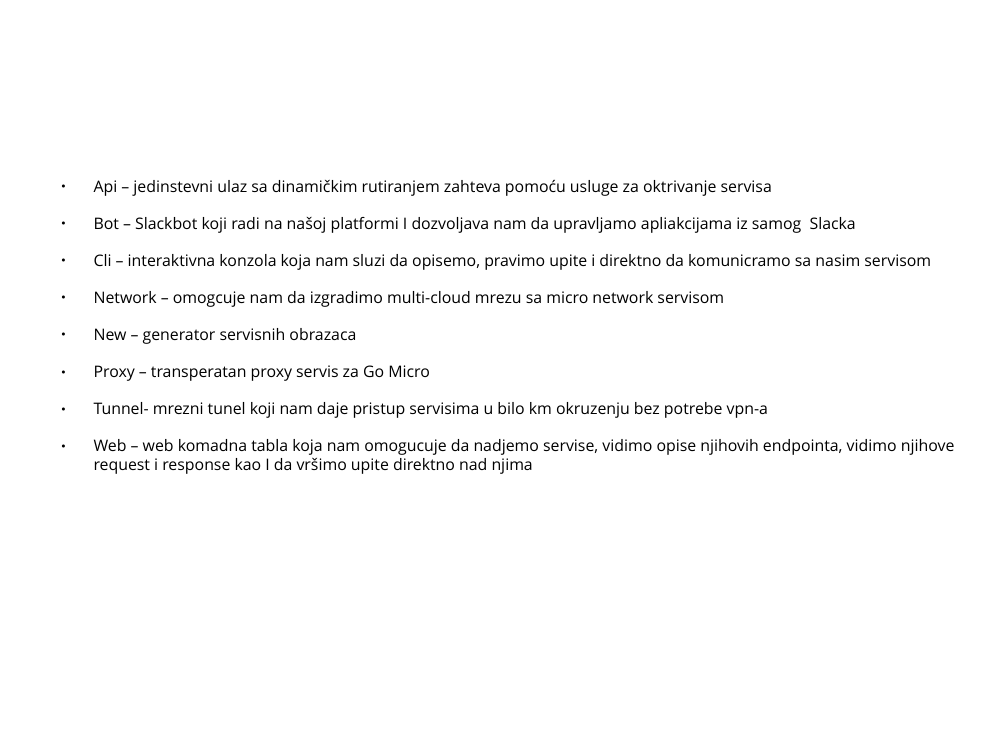
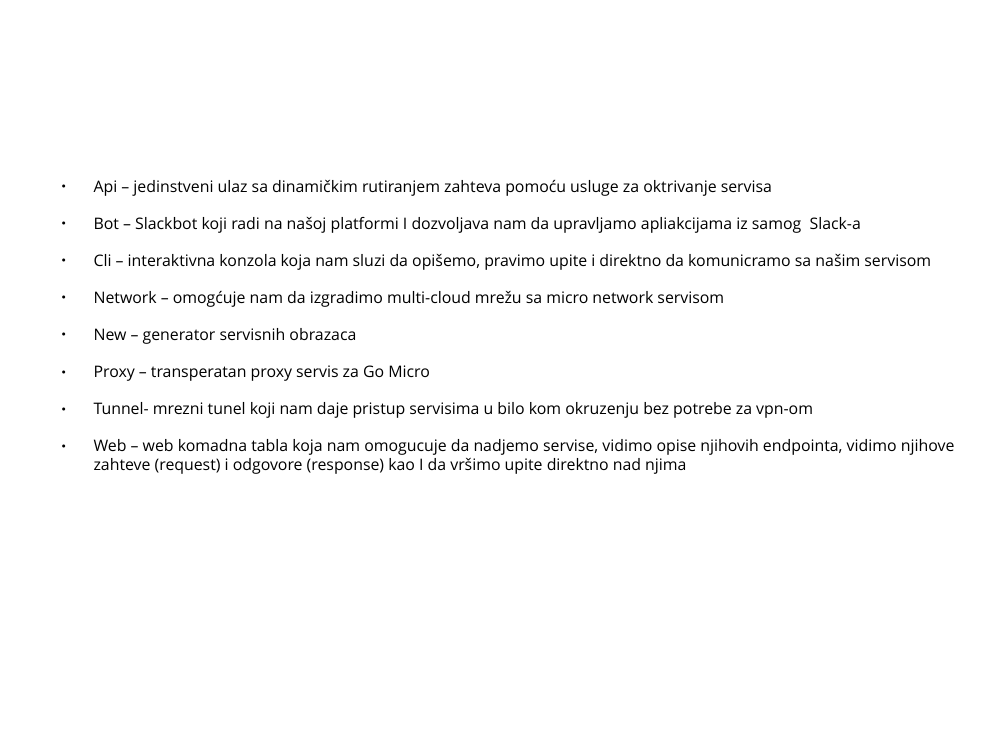
Before and after one commit to CommName/Go-micro-DemoApp, a slide deck: slide 3 of GoMicroUvod.pptx. Drawn at 1008x756 pixels with LibreOffice and Linux fonts; fonts in the diff are those of the drawing; background and template pictures are left out. Boxes give left, top, right and bottom in pixels: in the first picture for what was removed or moved away, otherwise in the second. Text is boxed around its words. In the diff, an @@ line names an element or a change of style, - is before the commit and + after.

Commit message:
updated slides

```diff
--- a/GoMicroUvod.pptx
+++ b/GoMicroUvod.pptx
@@ text at [94,179,931,307]: text changed @@
-● Api – jedinstevni ulaz sa dinamičkim rutiranjem zahteva pomoću usluge za oktrivanje servisa
-● Bot – Slackbot koji radi na našoj platformi I dozvoljava nam da upravljamo apliakcijama iz samog Slacka
-● Cli – interaktivna konzola koja nam sluzi da opisemo, pravimo upite i direktno da komunicramo sa nasim servisom
-● Network – omogcuje nam da izgradimo multi-cloud mrezu sa micro network servisom
+● Api – jedinstveni ulaz sa dinamičkim rutiranjem zahteva pomoću usluge za oktrivanje servisa
+● Bot – Slackbot koji radi na našoj platformi I dozvoljava nam da upravljamo apliakcijama iz samog Slack-a
+● Cli – interaktivna konzola koja nam sluzi da opišemo, pravimo upite i direktno da komunicramo sa našim servisom
+● Network – omogćuje nam da izgradimo multi-cloud mrežu sa micro network servisom
@@ text at [94,402,955,474]: text changed @@
-● Tunnel- mrezni tunel koji nam daje pristup servisima u bilo km okruzenju bez potrebe vpn-a
-● Web – web komadna tabla koja nam omogucuje da nadjemo servise, vidimo opise njihovih endpointa, vidimo njihove request i response kao I da vršimo upite direktno nad njima
+● Tunnel- mrezni tunel koji nam daje pristup servisima u bilo kom okruzenju bez potrebe za vpn-om
+● Web – web komadna tabla koja nam omogucuje da nadjemo servise, vidimo opise njihovih endpointa, vidimo njihove zahteve (request) i odgovore (response) kao I da vršimo upite direktno nad njima
```
Also in this commit, not shown: 3 other slides changed, 2 slides added.
